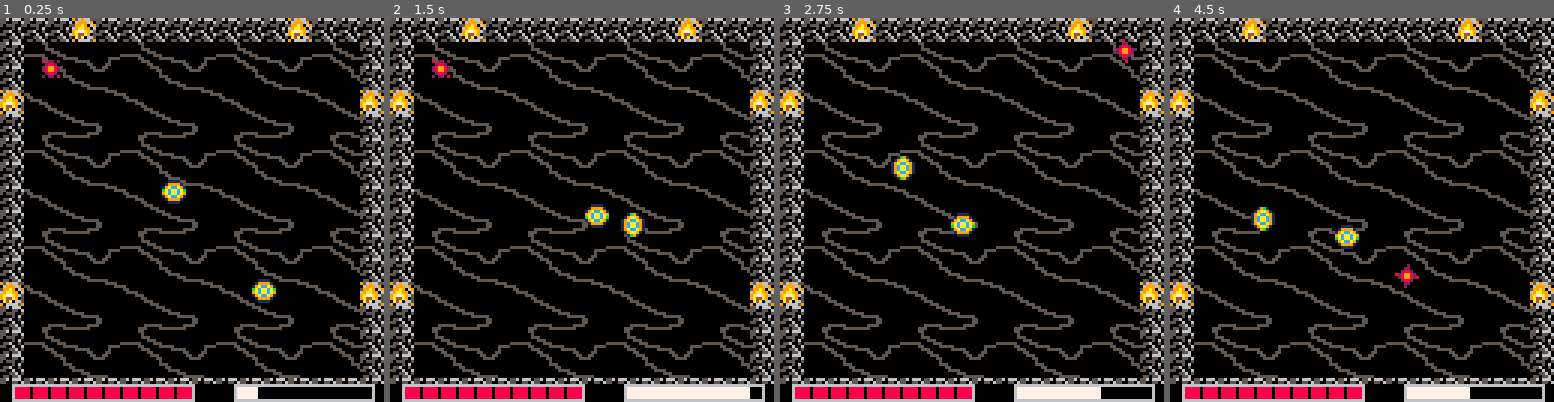
Above: before the commit, frames 1-4 (left to right).
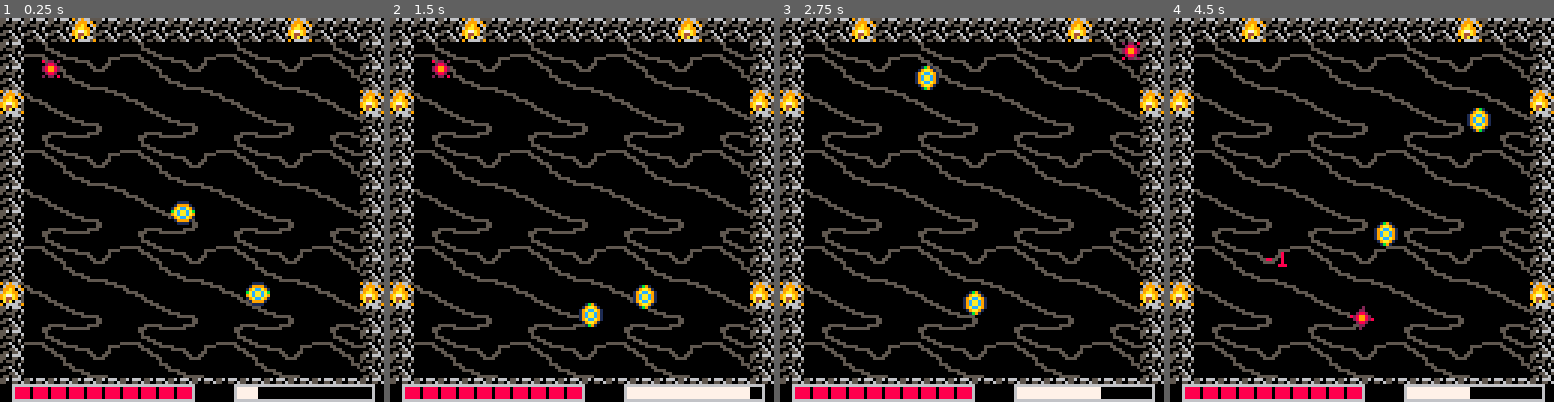
Above: after the commit, the same moments.

Repository: Nakeeb0/NAHL
Game: PICO-8 cartridge nahl.p8
Same seed, same stepped clock (60 frames per second), same inputs: the game is played once before the commit and once after it.
Inputs:
- Up to frame 1 (0.25 s): no input
- Up to frame 2 (1.5 s): tap X (X key) at 0.33, 1.07 s; tap O (Z key) at 0.7 s
- Up to frame 3 (2.75 s): hold Right 1.6-2.1 s; tap O (Z key) at 1.7, 2.1, 2.5 s; tap X (X key) at 1.85 s; hold Up 2.15-2.42 s; hold Right from 2.47 s (still down)
- Up to frame 4 (4.5 s): tap O (Z key) every 0.4 s from 2.9 to 4.1 s; tap X (X key) at 2.97, 4.08 s; release Right at 3.03 s; hold Left 3.08-3.58 s; hold Down 3.63-3.97 s; hold Right from 4.02 s (still down)

The runs differ from the first frame. In frame 1, 1.0% of the frame differs, in the area x 42-72%, y 42-75%; in frame 2, 1.3%; in frame 3, 1.5%; in frame 4, 1.7%, in the area x 21-84%, y 23-82%.

Commit message:
fixed some variables and organized some code, should be able to fight AIs now, death TODO

Diff:
--- a/actor.lua
+++ b/actor.lua
@@ -25,6 +25,7 @@
 		team = 1,
 		last_hit = -600,
 		invul_frames = 20,
+		force_threshold = 1.5,
 	}
 	add(actor, a)
 	return a
@@ -108,19 +109,24 @@
 function damage_resolve(a, b, force_a, force_b)
 	local damaged = b
 	local damager = a
-	local threshold = 1.5
-
-	local ma = force_a:magnitude()
-	local mb = force_b:magnitude()
-	if mb > ma then
+	local eps = 0.5
+
+	local mag_damager = force_a:magnitude()
+	local mag_damaged = force_b:magnitude()
+	if mag_damaged > mag_damager then
 		damager, damaged = b, a
-		ma, mb = mb, ma
+		mag_damager, mag_damaged = mag_damaged, mag_damager
 	end
 
 	if not can_damage_pair(damager, damaged) then
 		return
 	end
-	if a.team == b.team or ma == mb or abs(ma - mb) < threshold or timer - damaged.last_hit < damaged.invul_frames then
+	if
+		a.team == b.team
+		or mag_damager - mag_damaged < eps
+		or mag_damager < damaged.force_threshold
+		or timer - damaged.last_hit < damaged.invul_frames
+	then
 		sfx(1)
 		return
 	end
--- /dev/null
+++ b/draw.lua
@@ -0,0 +1,76 @@
+dmg_texts = {}
+
+function spawn_dmg_text(x, y, dmg, col)
+	add(dmg_texts, {
+		x = x,
+		y = y,
+		vy = -0.6, -- floats up
+		t = 0,
+		life = 30, -- ~0.5 sec at 60fps
+		dmg = dmg,
+		col = col,
+	})
+end
+
+function update_dmg_texts()
+	for i = #dmg_texts, 1, -1 do
+		local d = dmg_texts[i]
+		d.t += 1
+		d.y += d.vy
+		-- little easing: slow rise over time
+		d.vy *= 0.95
+		if d.t >= d.life then
+			deli(dmg_texts, i)
+		end
+	end
+end
+
+function draw_dmg_texts()
+	for d in all(dmg_texts) do
+		local s = "-" .. d.dmg
+		-- optional "pop" upward at start
+		local yy = d.y - (d.t < 6 and 1 or 0)
+		-- fade-ish by switching color near end (cheap fake fade)
+		local col = d.col
+		if d.t > d.life * 0.7 then
+			col = 6
+		end -- darker near end
+
+		print(s, d.x, yy, col)
+	end
+end
+
+function draw_actor(act)
+	local anim_speed = 6
+	local mag = act.vel:magnitude()
+	if mag >= 4 then
+		anim_speed = 2
+	elseif mag >= 2.5 then
+		anim_speed = 4
+	end
+	act.frame = flr(act.t / anim_speed) % act.frames
+	act.t += 1
+	if act.vel:magnitude() < act.velocity_cutoff then
+		act.frame = 0
+	end
+	spr(act.index + act.frame, act.pos.x - act.w, act.pos.y - act.h)
+end
+
+function draw_health_bar(x1, y1, x2, y2, color)
+	rect(x1, y1 - 1, x2, y2 + 1, 6)
+	local chunk = (x2 - x1) / player.hp_max
+	rectfill(x1, y1, max(x1, x2 - (chunk * (player.hp_max - player.hp))), y2, color)
+	line(x1, y1, x1, y2, 6)
+	line(x2, y1, x2, y2, 6)
+	for i = x1 + chunk, x2 - chunk, chunk do
+		line(i, y1, i, y2, 0)
+	end
+end
+
+function draw_dash_cooldown(x1, y1, x2, y2, color)
+	rect(x1, y1 - 1, x2, y2 + 1, 6)
+	local fill_width = min(abs(timer - last_pressed.special1), 100) / 100 * (x2 - x1)
+	rectfill(x1, y1, fill_width + x1, y2, color)
+	line(x1, y1, x1, y2, 6)
+	line(x2, y1, x2, y2, 6)
+end
--- a/nahl.lua
+++ b/nahl.lua
@@ -1,33 +1,39 @@
-timer = 0
-last_pressed = {
-	left = -500,
-	right = -500,
-	up = -500,
-	down = -500,
-	special1 = 0,
-	special2 = -500,
-}
-last_nothing = -600
+function _init()
+	timer = 0
+	last_pressed = {
+		left = -500,
+		right = -500,
+		up = -500,
+		down = -500,
+		special1 = 0,
+		special2 = -500,
+	}
+	last_nothing = -600
 
-player = make_actor(17, 32, 32)
-player.w = 3
-player.h = 3
-player.accel = 0.3
-player.weight = 1
-player.friction = 0.93
-player.team = 0
+	enemies = {}
+	player = make_actor(17, 32, 32)
+	player.w = 3
+	player.h = 3
+	player.accel = 0.3
+	player.weight = 1
+	player.friction = 0.93
+	player.team = 0
+	player.force_threshold = 1
 
-ai = make_actor(3, 64, 64)
-ai.frames = 4
-ai.vel = vec2d.new(1, 1)
-ai.friction = 0.95
-ai.weight = 1.5
+	ai = make_actor(3, 64, 64)
+	ai.frames = 4
+	ai.vel = vec2d.new(1, 1)
+	ai.friction = 1
+	ai.weight = 1.5
+	add(enemies, ai)
 
-ai2 = make_actor(3, 90, 90)
-ai2.frames = 4
-ai2.vel = vec2d.new(1, 1)
-ai2.friction = 1
-ai2.weight = 2
+	ai2 = make_actor(3, 90, 90)
+	ai2.frames = 4
+	ai2.vel = vec2d.new(1, 1)
+	ai2.friction = 1
+	ai2.weight = 2
+	add(enemies, ai2)
+end
 
 function drift(dir, actor)
 	nor = vec2d.new(dir.y, -dir.x):normalize()
@@ -42,7 +48,7 @@
 end
 
 function check_double_tap(x, y, player, last)
-	if (timer - last) < 45 and (last_nothing > last) and not (btn(1) or btn(2) or btn(3) or btn(4) or btn(5)) then
+	if (timer - last) < 45 and (last_nothing > last) then
 		local flag = 1
 		for time in all(last_pressed) do
 			if time > last then
@@ -102,13 +108,17 @@
 	end
 end
 
+function ai_update()
+	local speed = 0.3
+	ai.vel += vec2d.new(rnd(speed) - speed * 0.5, rnd(speed) - speed * 0.5)
+	ai2.vel += vec2d.new(rnd(speed) - speed * 0.5, rnd(speed) - speed * 0.5)
+end
+
 function _update60()
 	timer += 1
 	update_dmg_texts()
 	player_input()
-
-	ai.vel += vec2d.new(rnd(0.10) - 0.05, rnd(0.10) - 0.05)
-	ai2.vel += vec2d.new(rnd(0.10) - 0.05, rnd(0.10) - 0.05)
+	ai_update()
 	check_all_actor_collision()
 	for act in all(actor) do
 		move_actor(act)
